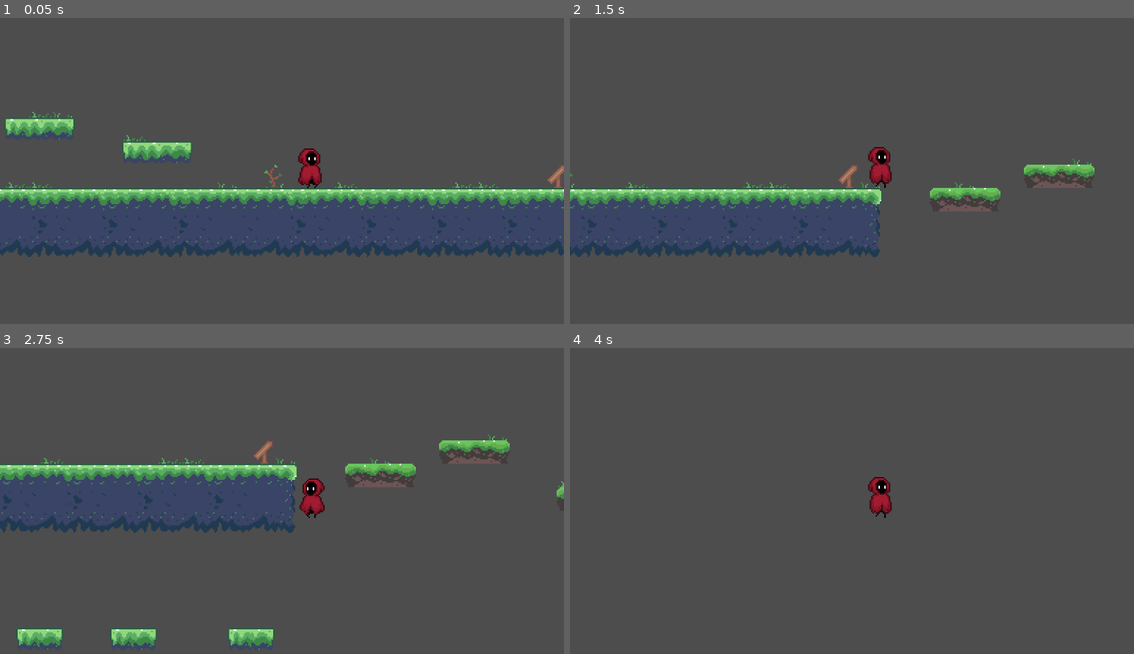
Above: before the commit, frames 1-4 (two rows, left to right).
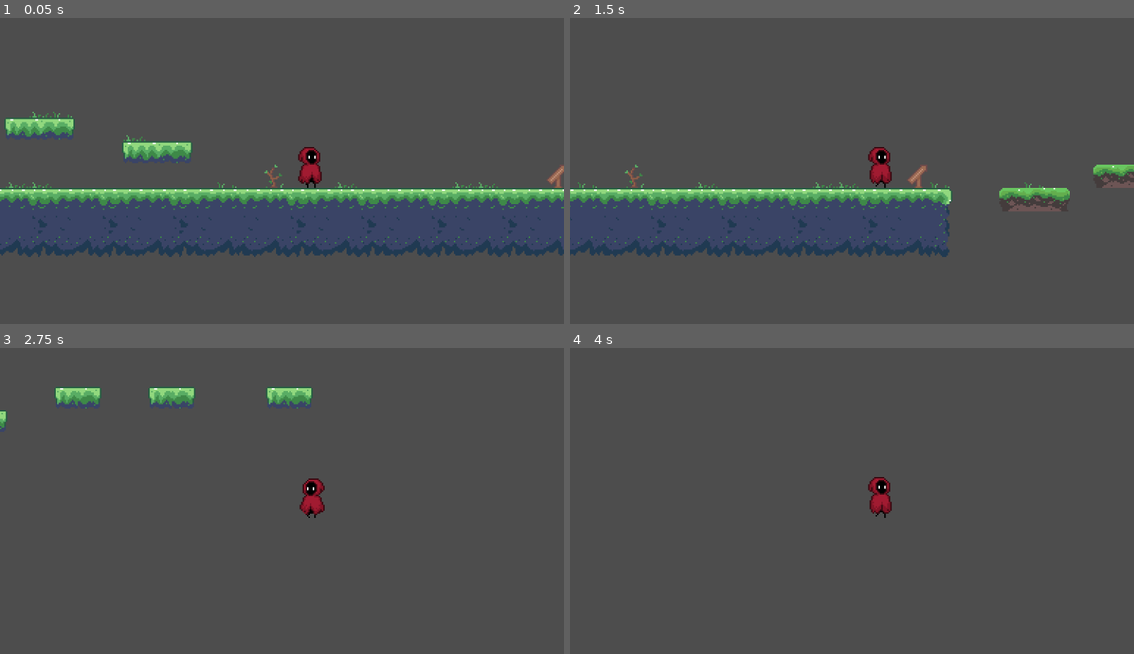
Above: after the commit, the same moments.

Repository: dieguga07/GodotTemplate
Game: Godot game, scene res://Scenes/game.tscn
Same seed, same stepped clock (60 frames per second), same inputs: the game is played once before the commit and once after it.
Inputs:
- Up to frame 1 (0.05 s): no input
- Up to frame 2 (1.5 s): tap Enter (ui_accept) at 0.5, 0.77 s; hold Right (ui_right) from 0.53 s (still down); tap F (attack) at 0.6, 1.35 s
- Up to frame 3 (2.75 s): tap Enter (ui_accept) at 1.52 s; release Right (ui_right) at 2.03 s; hold Left (ui_left) from 2.03 s (still down); tap F (attack) at 2.1 s
- Up to frame 4 (4 s): release Left (ui_left) at 2.78 s; hold Right (ui_right) from 2.78 s (still down); tap F (attack) at 2.85, 3.6 s; tap Enter (ui_accept) at 3.02, 3.77 s

The runs differ from the first frame. In frame 1, 0.2% of the frame differs, in the area x 52-58%, y 42-56%; in frame 2, 6.2%; in frame 3, 16%, in the area x 0-100%, y 12-99%; in frame 4, nothing differs.

Commit message:
fix animations and player velocity

Diff:
--- a/Scenes/player.tscn
+++ b/Scenes/player.tscn
@@ -435,7 +435,6 @@
 
 [sub_resource type="Animation" id="Animation_tix55"]
 resource_name = "idle"
-length = 3.0
 loop_mode = 1
 tracks/0/type = "value"
 tracks/0/imported = false
@@ -456,10 +455,10 @@
 tracks/1/interp = 1
 tracks/1/loop_wrap = true
 tracks/1/keys = {
-"times": PackedFloat32Array(0.166667, 0.766667, 1.2, 1.73333, 2.2, 2.76667),
-"transitions": PackedFloat32Array(1, 1, 1, 1, 1, 1),
-"update": 1,
-"values": [0, 1, 0, 1, 0, 1]
+"times": PackedFloat32Array(0.2, 0.466667, 0.9, 2.76667),
+"transitions": PackedFloat32Array(1, 1, 1, 1),
+"update": 1,
+"values": [0, 1, 0, 1]
 }
 
 [sub_resource type="Animation" id="Animation_wifk1"]
@@ -627,7 +626,7 @@
 states/jump/node = SubResource("AnimationNodeAnimation_gwbid")
 states/jump/position = Vector2(35, 236)
 states/walk/node = SubResource("AnimationNodeAnimation_3qm4s")
-states/walk/position = Vector2(268, 116.146)
+states/walk/position = Vector2(268, 115.146)
 transitions = ["Start", "idle", SubResource("AnimationNodeStateMachineTransition_8ykaa"), "idle", "walk", SubResource(" …(418 unchanged characters)…
 graph_offset = Vector2(-180, 46.146)
 
--- a/Scripts/player.gd
+++ b/Scripts/player.gd
@@ -1,6 +1,6 @@
 extends CharacterBody2D
 
-const SPEED = 200.0
+const SPEED = 150.0
 const JUMP_VELOCITY = -250.0
 
 @onready var state_machine = $Player_State_Machine["parameters/playback"]
